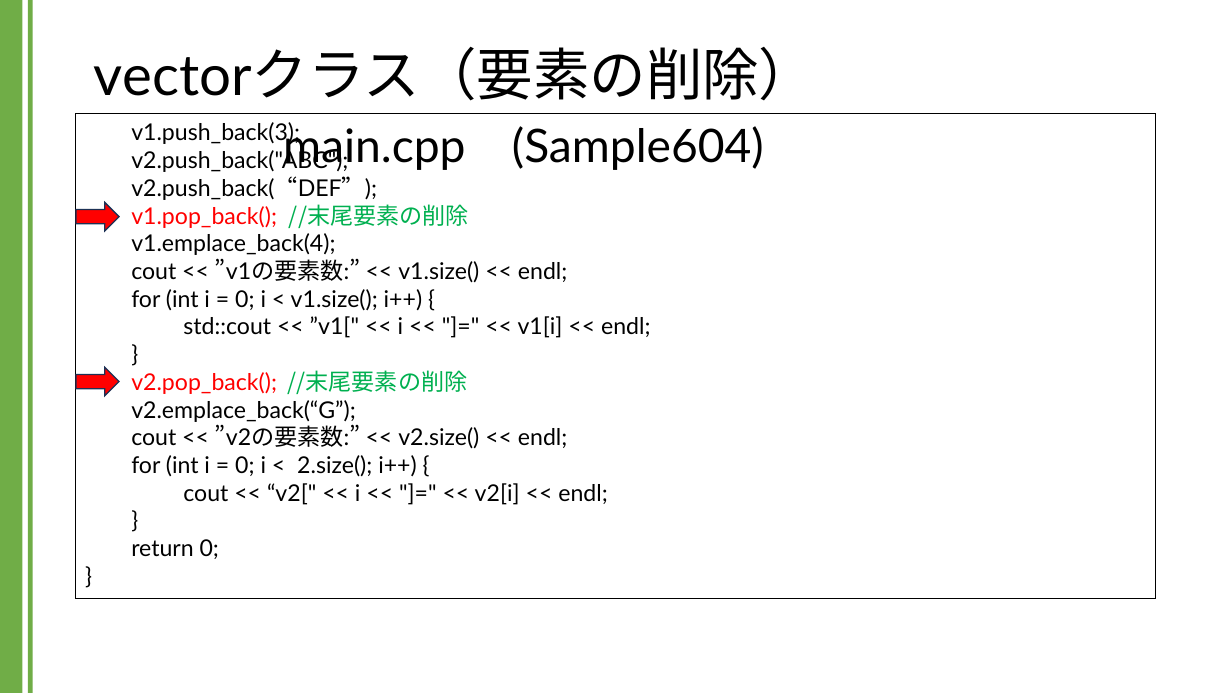
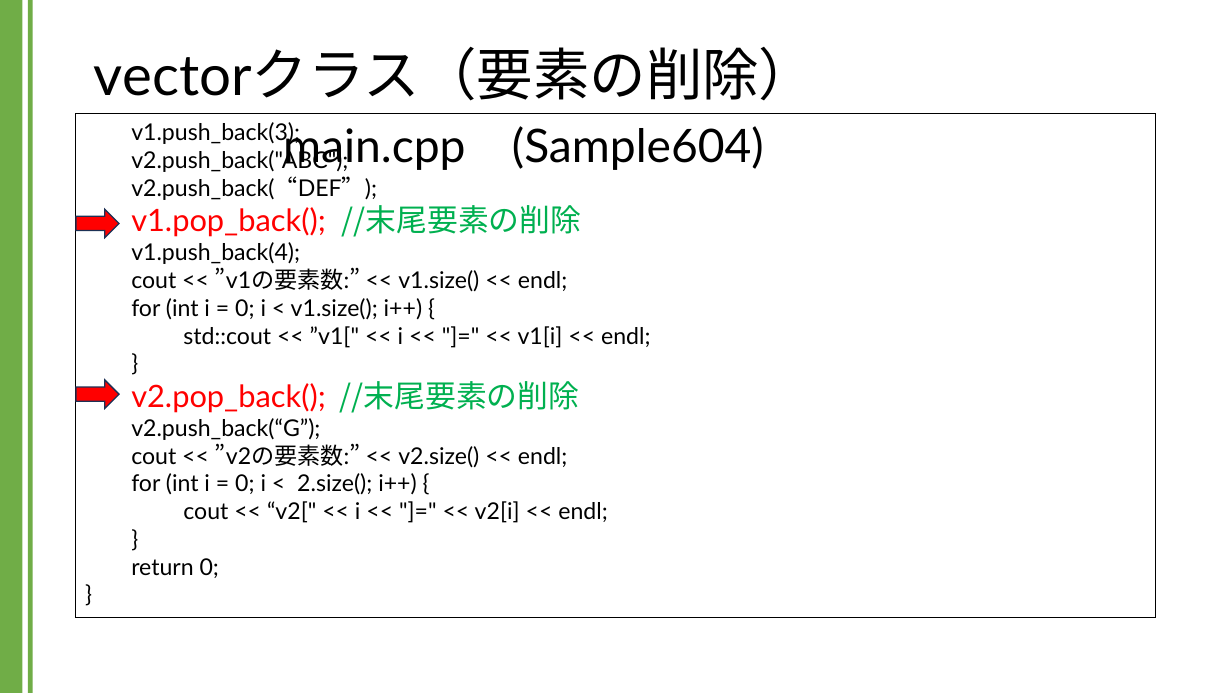
Before and after one commit to kic-murata/cpp2024, a slide deck: slide 18 of 授業資料/講義資料：Vectorクラス.pptx (slide 15 before the commit). Drawn at 1232x693 pixels with LibreOffice and Linux fonts; fonts in the diff are those of the drawing. Boxes give left, top, right and bottom in pixels: in the first picture for what was removed or moved away, otherwise in the second. Text is boxed around its words. In the diff, an @@ line names an element or a change of style, - is before the commit and + after.

```diff
--- a/授業資料/講義資料：Vectorクラス.pptx
+++ b/授業資料/講義資料：Vectorクラス.pptx
@@ rectangle "v1.push_back(3);": place and size @@
-rectangle "v1.push_back(3);" at [76, 114, 1156, 599]
+rectangle "v1.push_back(3);" at [76, 114, 1156, 617]
@@ text in rectangle at [131, 176, 582, 264]: text changed @@
-v2.push_back(“DEF”);
-v1.pop_back(); //末尾要素の削除
-v1.emplace_back(4);
+v2.push_back(“DEF”);
+v1.pop_back(); //末尾要素の削除
+v1.push_back(4);
@@ right arrow: place and size @@
-right arrow at [76, 202, 119, 231]
+right arrow at [76, 209, 119, 238]
@@ right arrow: place and size @@
-right arrow at [76, 368, 119, 396]
+right arrow at [76, 380, 119, 409]
@@ text in rectangle at [131, 381, 580, 413]: size 18 to 24 pt in "v2.pop_back(); //末尾要素の削除" @@
@@ text in rectangle at [131, 418, 320, 440]: text changed @@
-v2.emplace_back(“G”);
+v2.push_back(“G”);
```
Also in this commit, not shown: 21 other slides changed, 3 slides added, 1 other file.
